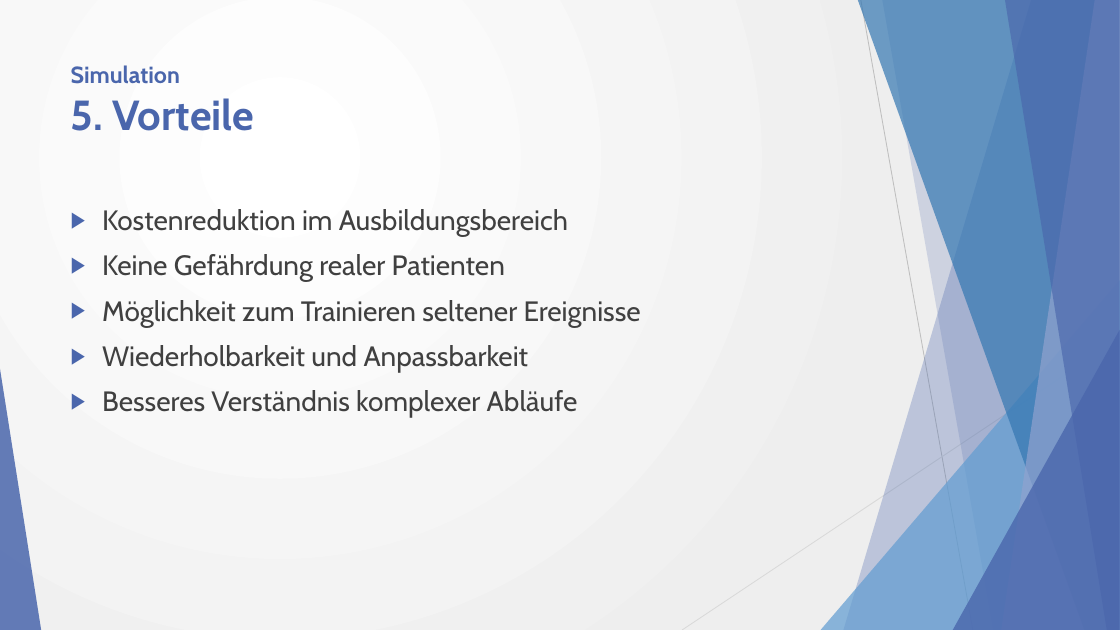
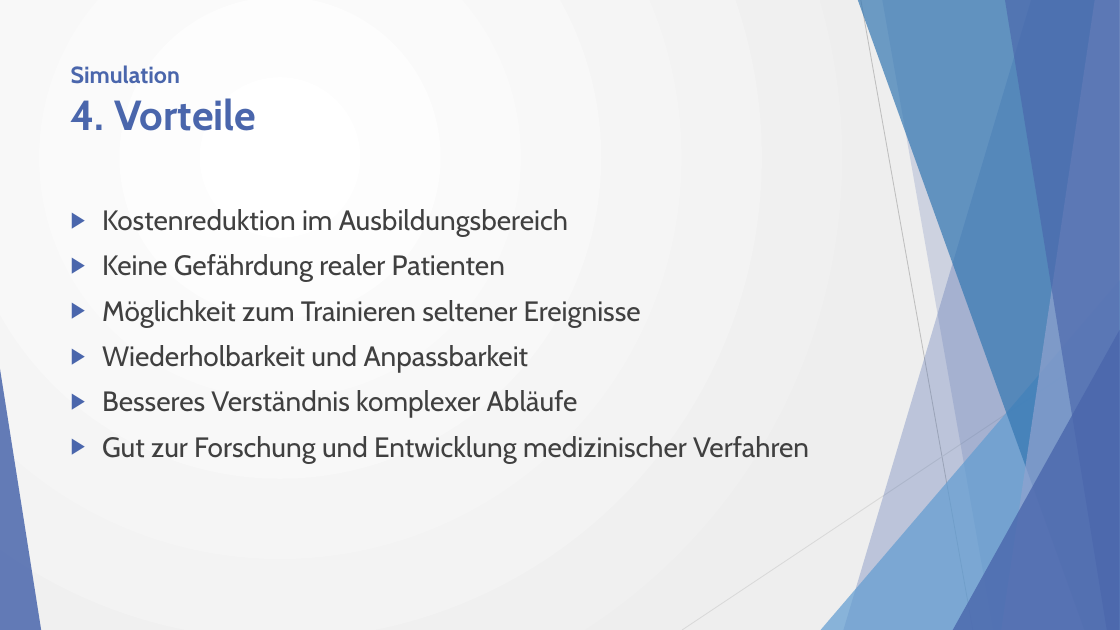
Before and after one commit to w0fl/w0fl, a slide deck: slide 14 of Simulation und Modellierung in der Medizininformatik_2.0.pptx (slide 16 before the commit). Drawn at 1120x630 pixels with LibreOffice and Linux fonts; fonts in the diff are those of the drawing. Boxes give left, top, right and bottom in pixels: in the first picture for what was removed or moved away, otherwise in the second. Text is boxed around its words. In the diff, an @@ line names an element or a change of style, - is before the commit and + after.

```diff
--- a/Simulation und Modellierung in der Medizininformatik_2.0.pptx
+++ b/Simulation und Modellierung in der Medizininformatik_2.0.pptx
@@ title at (71, 65, 256, 131): text changed @@
-Simulation
-5. Vorteile
+Simulation
+4. Vorteile
@@ text at (102, 436, 809, 463): paragraph added @@
+▶ Gut zur Forschung und Entwicklung medizinischer Verfahren
```
Also in this commit, not shown: 11 other slides changed, 2 slides removed, 3 other files.
